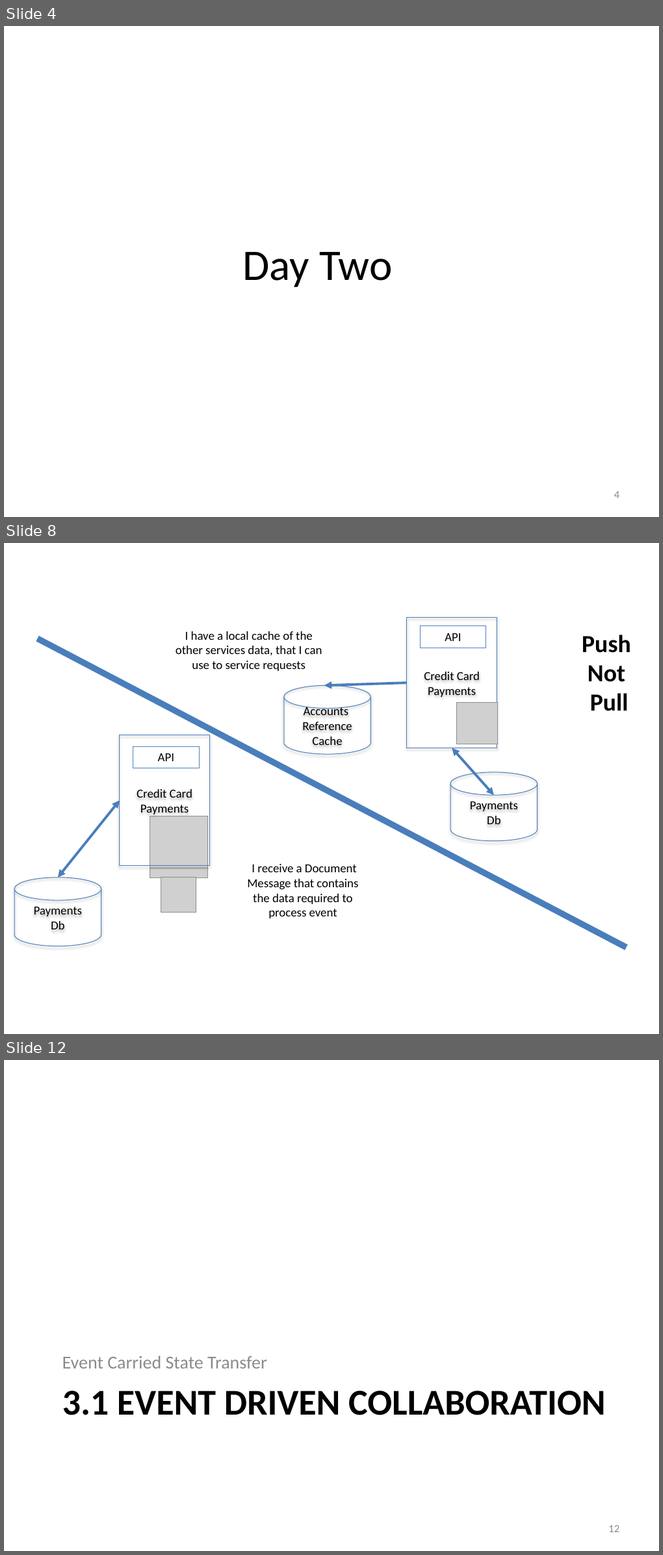
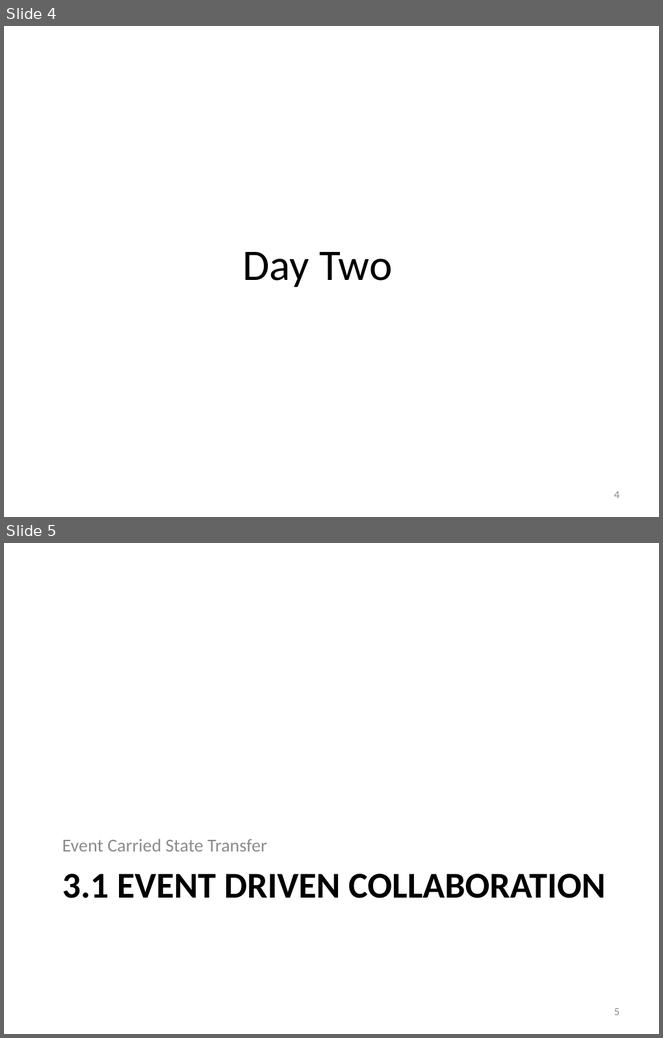
Before and after one commit to iancooper/Presentations, a slide deck: Practical Messaging - Day 2 New.pptx. Shown one above the other, each under a label of ours: slides 4, 8 and 12 before the commit, slides 4 and 5 after it; the slides between them are not shown. The pictures are 663x1555 and 663x1038 pixels, drawn with LibreOffice and Linux fonts; fonts in the diff are those of the drawing; grey boxes stand for pictures. Boxes give left, top, right and bottom in pixels: in the first picture for what was removed or moved away, otherwise in the second. Text is boxed around its words. In the diff, an @@ line names an element or a change of style, - is before the commit and + after.

```diff
--- a/Practical Messaging - Day 2 New.pptx
+++ b/Practical Messaging - Day 2 New.pptx
@@ slide 8 removed at [4, 543, 659, 1034], background #FFFFFF @@
@@ rectangle removed at [407, 618, 497, 748] @@
-Credit Card
-Payments
@@ line removed from (37, 639) to (627, 948) @@
@@ text removed at [176, 631, 322, 671] @@
-I have a local cache of the other services data, that I can use to service requests
@@ rectangle removed at [420, 626, 486, 648] @@
-API
@@ text removed at [582, 635, 631, 711] @@
-Push
-Not
-Pull
@@ cylinder removed at [284, 686, 370, 755] @@
-Accounts
-Reference
-Cache
@@ arrow removed from (407, 683) to (324, 686) @@
@@ picture removed at [457, 703, 498, 744] @@
@@ rectangle removed at [119, 735, 209, 866] @@
-Credit Card
-Payments
@@ rectangle removed at [133, 746, 199, 769] @@
-API
@@ double arrow removed from (452, 748) to (494, 795) @@
@@ cylinder removed at [451, 772, 538, 841] @@
-Payments
-Db
@@ double arrow removed from (119, 800) to (58, 878) @@
@@ picture removed at [150, 820, 207, 878] @@
@@ picture removed at [150, 816, 207, 869] @@
@@ text removed at [247, 864, 358, 919] @@
-I receive a Document Message that contains the data required to process event
@@ cylinder removed at [14, 878, 101, 947] @@
-Payments
-Db
@@ picture removed at [161, 878, 196, 913] @@
@@ what was slide 12 is now slide 5 @@
@@ page number at [614, 1008, 620, 1016]: text changed @@
-12
+5
```
Also in this commit, not shown: 2 slides added, 6 other slides removed, 1 other file.
